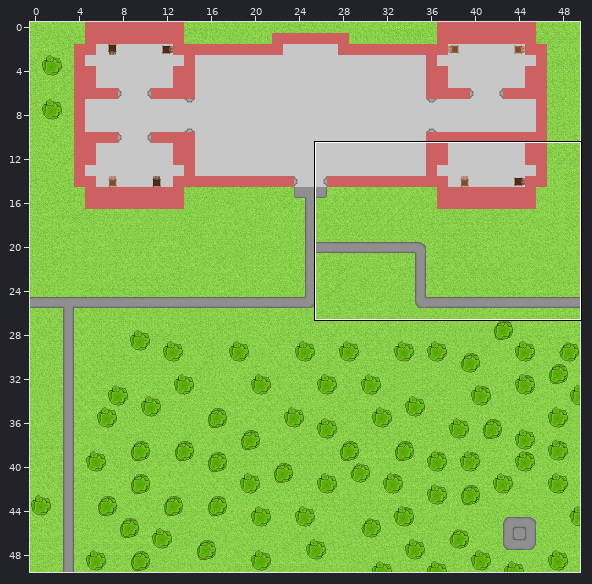
Tiled map -- game/core/assets/map/Main.tmx. The first picture is a wide view before the edit; the outline marks the close-up.
Close-up. The starting point:
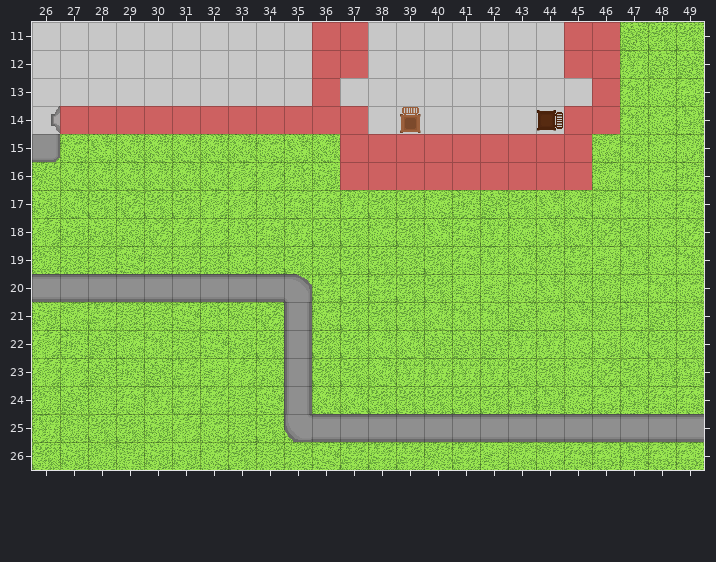
Cells are 32x32 px. Shown: x 26..49, y 11..26. The commit also changed other parts of the map, which this record leaves out.
After:
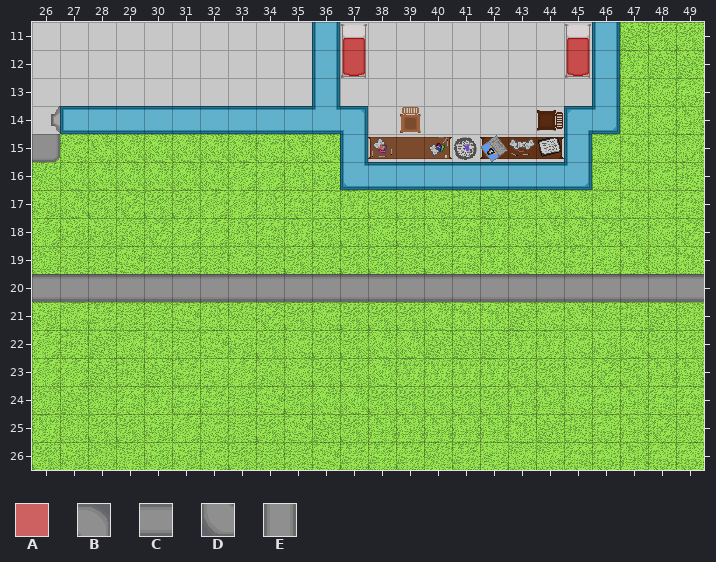
Key: from "construction-tiles-1": A 19; from "street-export": B 1, C 2, D 3, E 5.
_ is an empty cell.
Difference:
{"where": "layer \"extra1\""}
{"y":20,"x":35,"old":"_______________","new":"CCCCCCCCCCCCCCC"}
{"where": "layer \"above-ground\""}
{"y":20,"x":35,"old":"B","new":"_"}
{"y":21,"x":35,"old":"E","new":"_"}
{"y":22,"x":35,"old":"E","new":"_"}
{"y":23,"x":35,"old":"E","new":"_"}
{"y":24,"x":35,"old":"E","new":"_"}
{"y":25,"x":35,"old":"DCCCCCCCCCCCCCC","new":"_______________"}
{"where": "layer \"collisions\" (now hidden)"}
{"y":11,"x":36,"old":"AA","new":"__"}
{"y":11,"x":45,"old":"AA","new":"__"}
{"y":12,"x":36,"old":"AA","new":"__"}
{"y":12,"x":45,"old":"AA","new":"__"}
{"y":13,"x":36,"old":"A","new":"_"}
{"y":13,"x":46,"old":"A","new":"_"}
{"y":14,"x":27,"old":"AAAAAAAAAAA","new":"___________"}
{"y":14,"x":45,"old":"AA","new":"__"}
{"y":15,"x":37,"old":"AAAAAAAAA","new":"_________"}
{"y":16,"x":37,"old":"AAAAAAAAA","new":"_________"}
